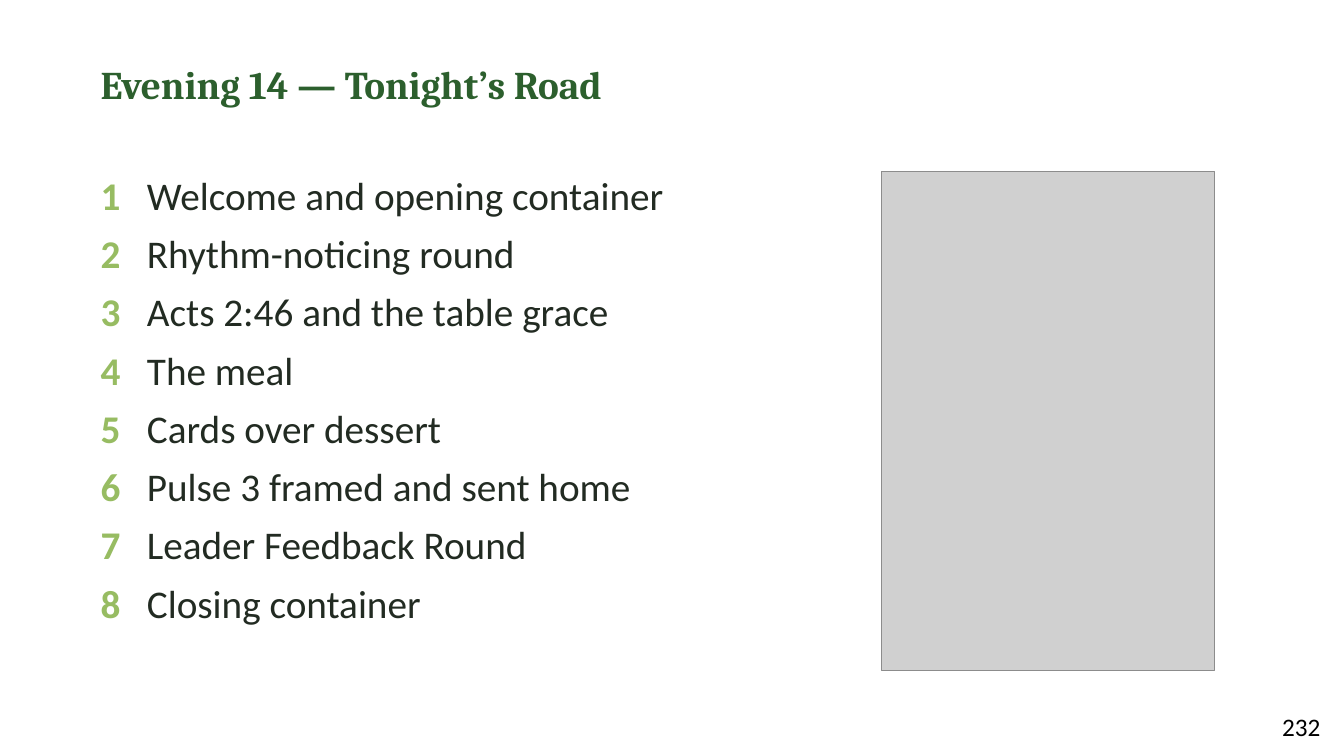
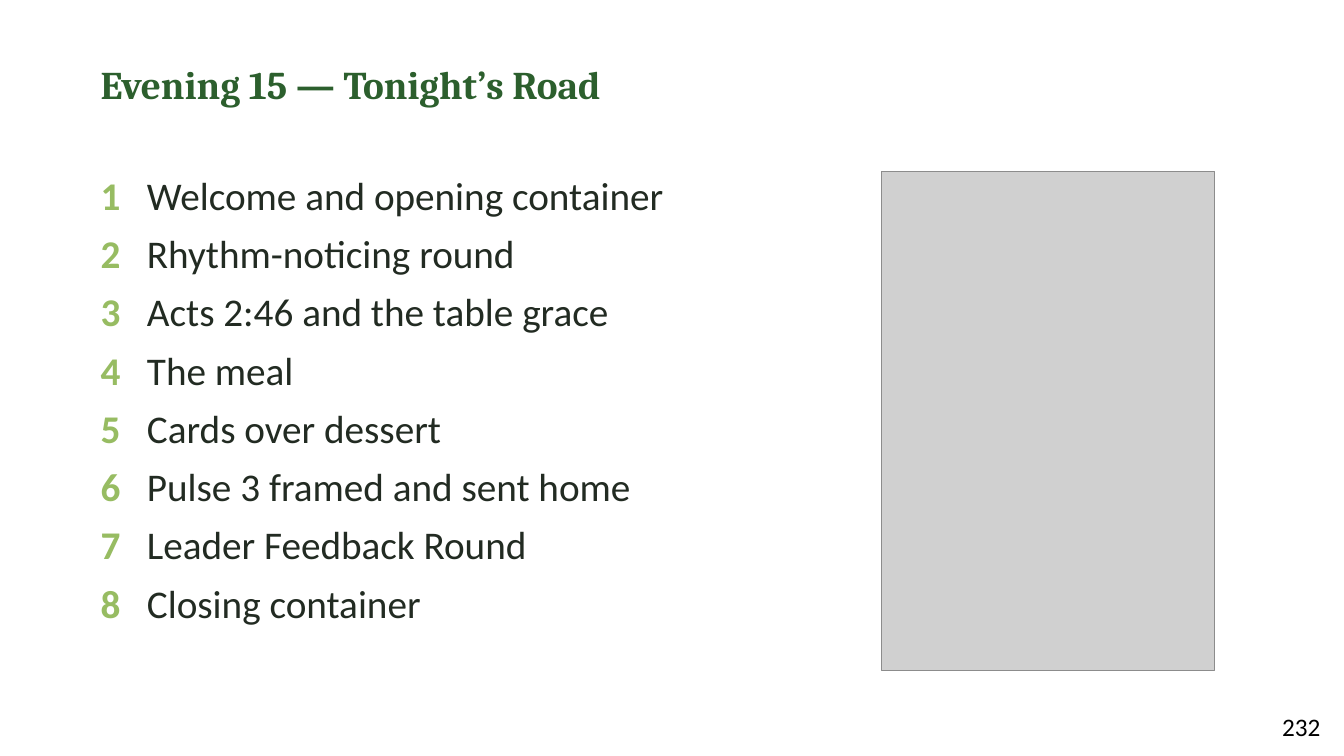
Before and after one commit to jgtittle-ministries/fellowship-of-the-heart-pilot-at-cca-dev, a slide deck: slide 4 of _implementation-notes/evening-series/FotH Evening Session 16 Slides DRAFT v1.pptx. Drawn at 1344x756 pixels with LibreOffice and Linux fonts; fonts in the diff are those of the drawing; grey boxes stand for pictures. Boxes give left, top, right and bottom in pixels: in the first picture for what was removed or moved away, otherwise in the second. Text is boxed around its words. In the diff, an @@ line names an element or a change of style, - is before the commit and + after.

```diff
--- a/_implementation-notes/evening-series/FotH Evening Session 16 Slides DRAFT v1.pptx
+++ b/_implementation-notes/evening-series/FotH Evening Session 16 Slides DRAFT v1.pptx
@@ text at [101,71,600,108]: text changed @@
-Evening 14 — Tonight’s Road
+Evening 15 — Tonight’s Road
```
Also in this commit, not shown: 2 other slides changed, 57 other files.
